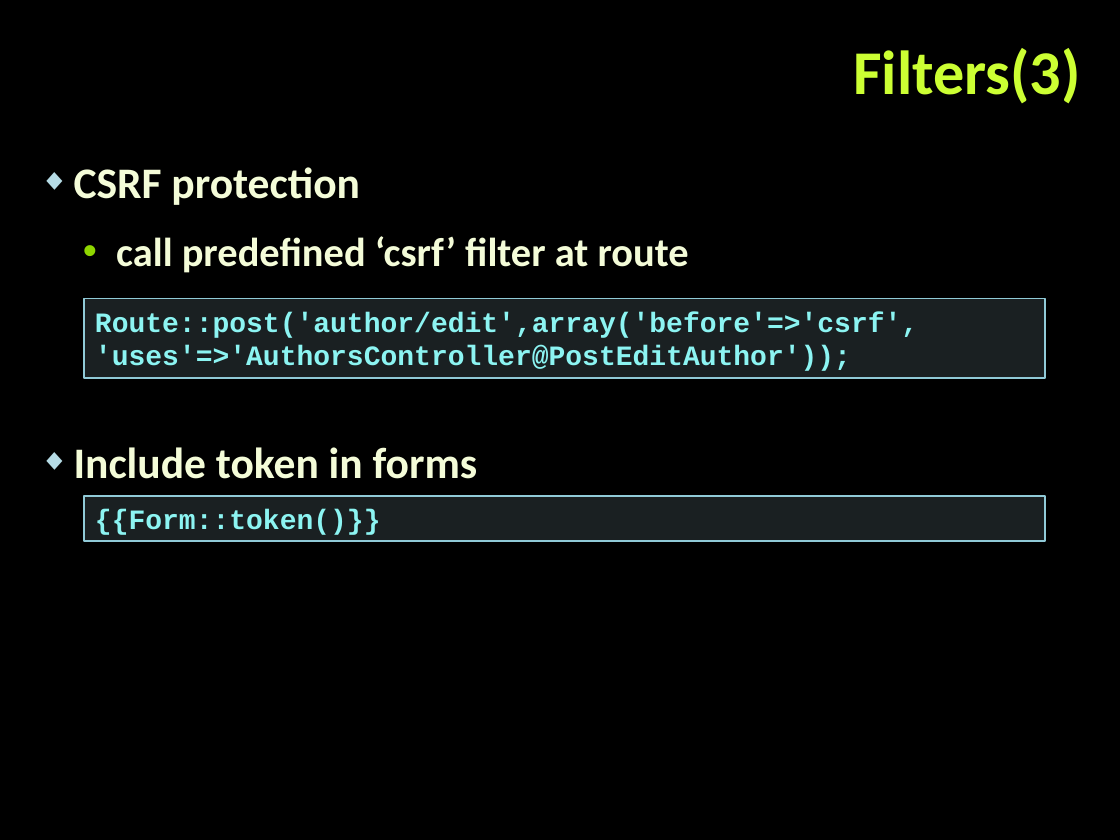
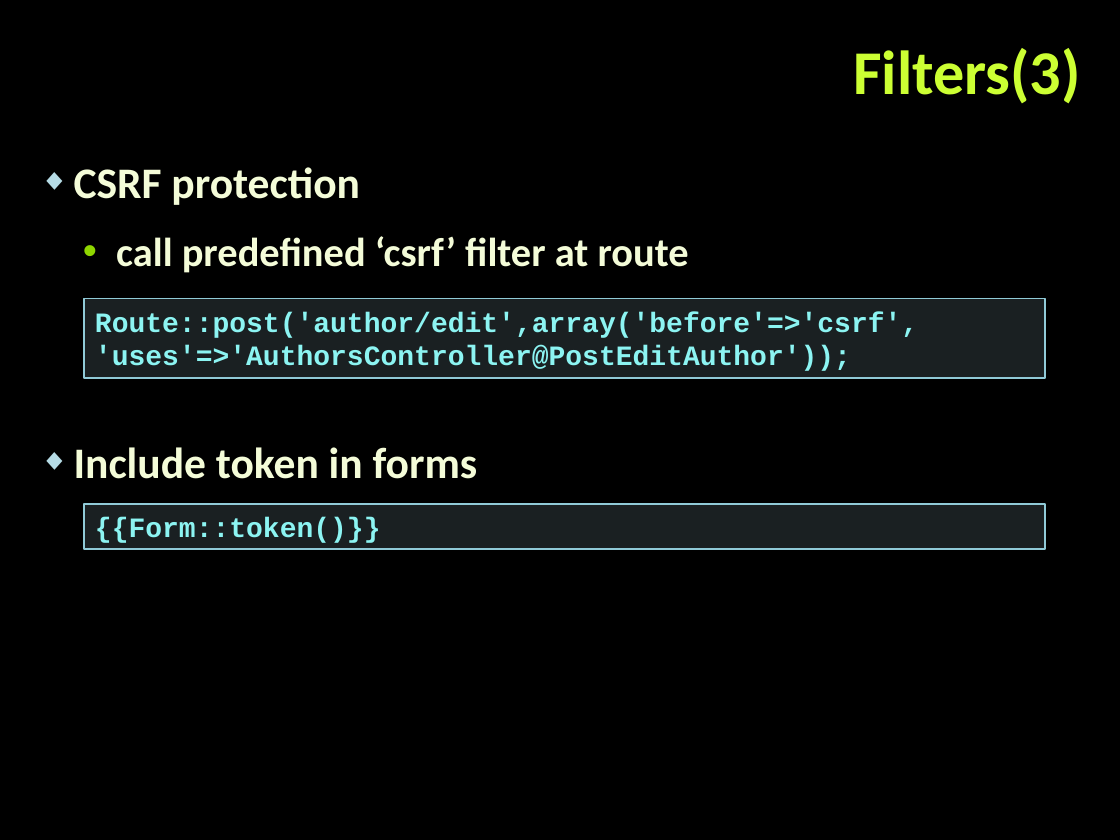
Before and after one commit to tanzhur/PHP_MVC-seminar, a slide deck: slide 84 of PHP_MVC.pptx (slide 81 before the commit). Drawn at 1120x840 pixels with LibreOffice and Linux fonts; fonts in the diff are those of the drawing; background and template pictures are left out. Boxes give left, top, right and bottom in pixels: in the first picture for what was removed or moved away, otherwise in the second. Text is boxed around its words. In the diff, an @@ line names an element or a change of style, - is before the commit and + after.

```diff
--- a/PHP_MVC.pptx
+++ b/PHP_MVC.pptx
@@ rectangle "{{Form::token()}}": place and size @@
-rectangle "{{Form::token()}}" at [84, 496, 1045, 541]
+rectangle "{{Form::token()}}" at [84, 504, 1045, 549]
```
Also in this commit, not shown: 24 other slides changed, 6 slides added, 2 slides removed.
